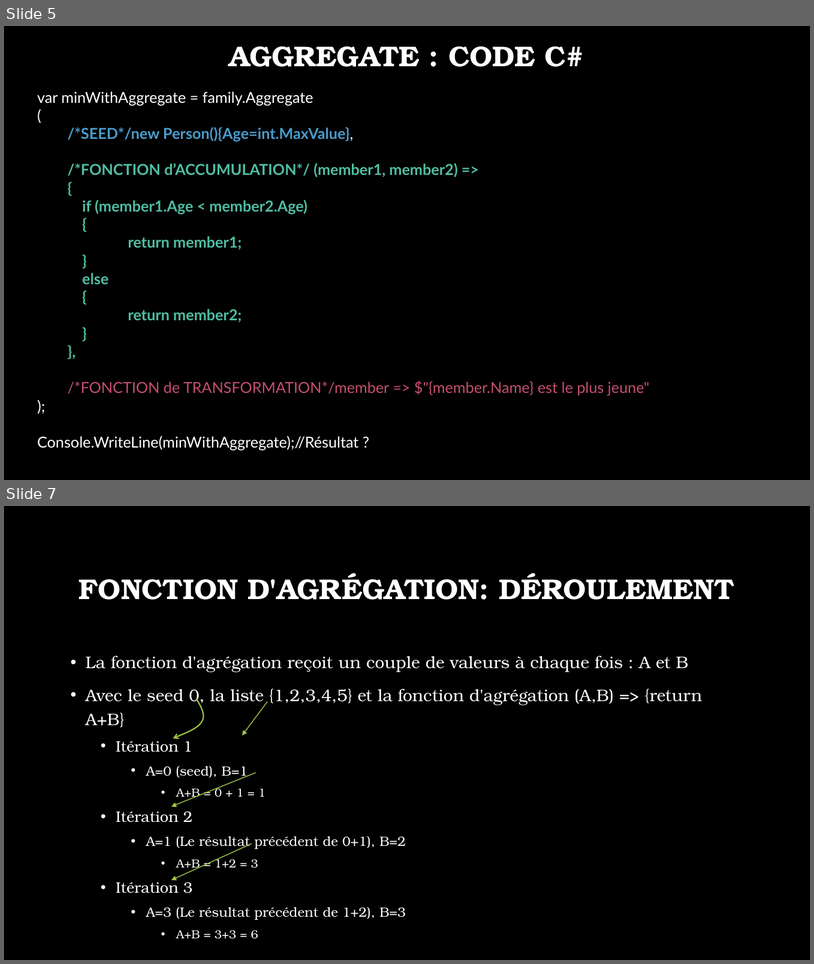
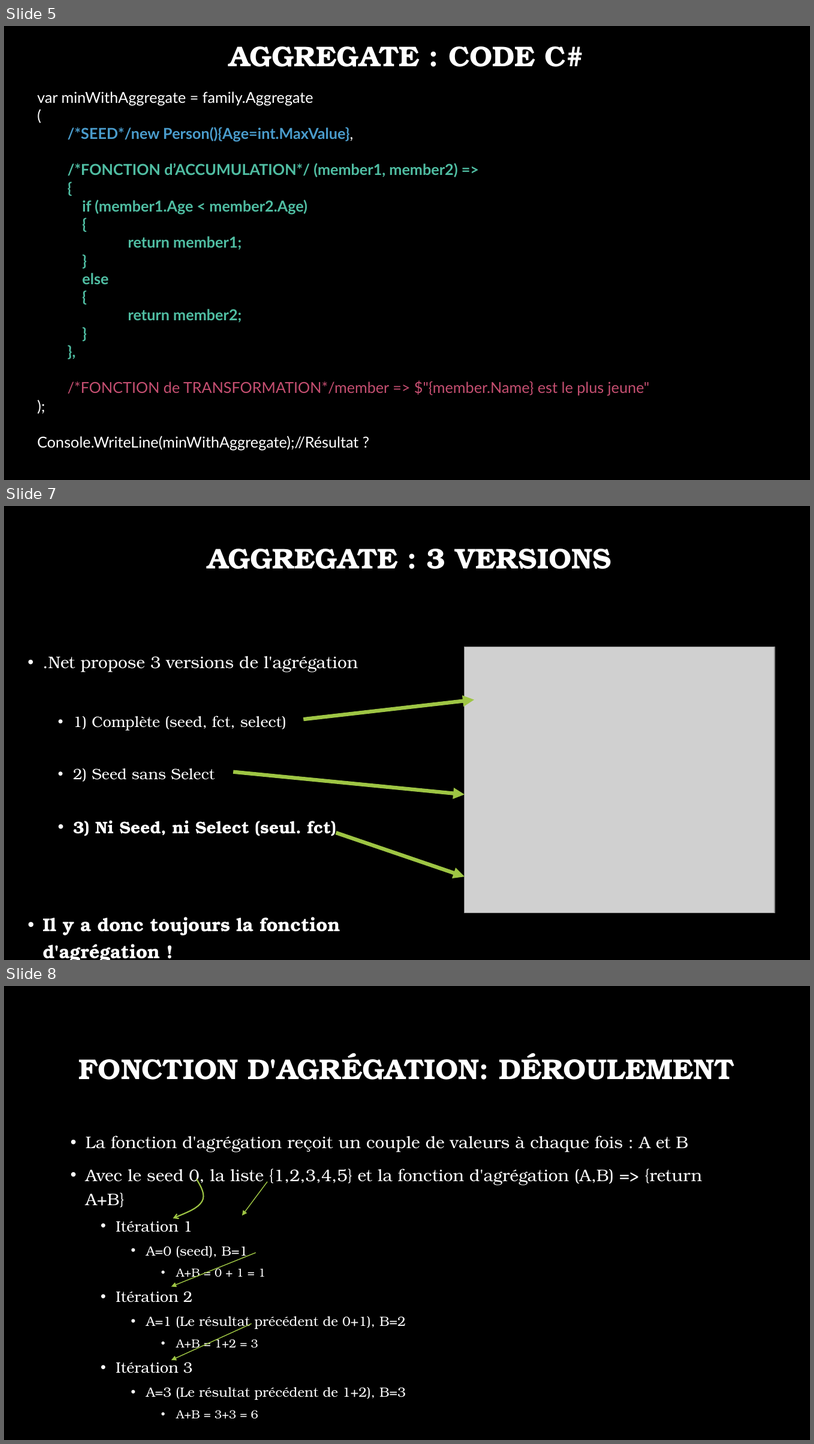
Before and after one commit to jonathanMelly/323-Programmation_fonctionnelle, a slide deck: supports/source/03-Reduce.pptx. Shown one above the other, each under a label of ours: slides 5 and 7 before the commit, slides 5, 7 and 8 after it; the slides between them are not shown. The pictures are 814x964 and 814x1444 pixels, drawn with LibreOffice and Linux fonts; fonts in the diff are those of the drawing; grey boxes stand for pictures; background and template pictures are left out. Boxes give left, top, right and bottom in pixels: in the first picture for what was removed or moved away, otherwise in the second. Text is boxed around its words. In the diff, an @@ line names an element or a change of style, - is before the commit and + after.

```diff
--- a/supports/source/03-Reduce.pptx
+++ b/supports/source/03-Reduce.pptx
@@ slide 7 added at [4,506,810,960], background picture (left out) @@
@@ title added at [207,549,611,569], 34 pt, text #FFFFFF, bold @@
+AGGREGATE : 3 VERSIONS
@@ picture added at [465,647,776,913] @@
@@ text added at [43,656,358,935], 20 pt, text #FFFFFF @@
+• .Net propose 3 versions de l'agrégation
+  • 1) Complète (seed, fct, select)
+  • 2) Seed sans Select
+  • 3) Ni Seed, ni Select (seul. fct)
+• Il y a donc toujours la fonction d'agrégation !
@@ arrow added from (303, 719) to (474, 700), #9EC544 4.5 pt @@
@@ arrow added from (233, 772) to (465, 795), #9EC544 4.5 pt @@
@@ arrow added from (336, 832) to (465, 876), #9EC544 4.5 pt @@
@@ what was slide 7 is now slide 8 @@
```
Also in this commit, not shown: 2 slides changed.
